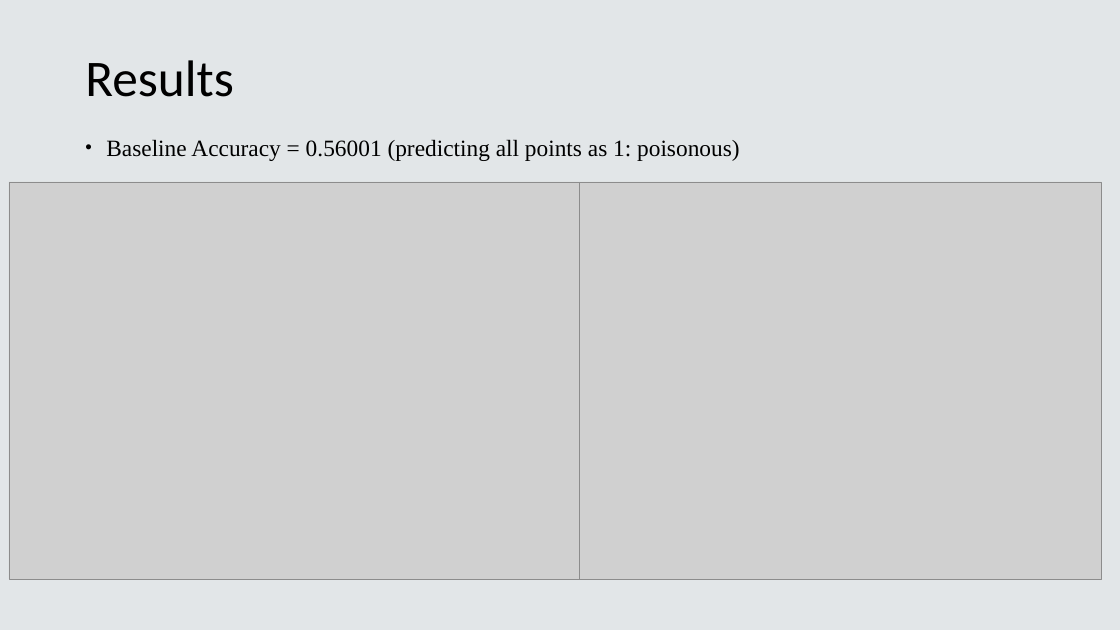
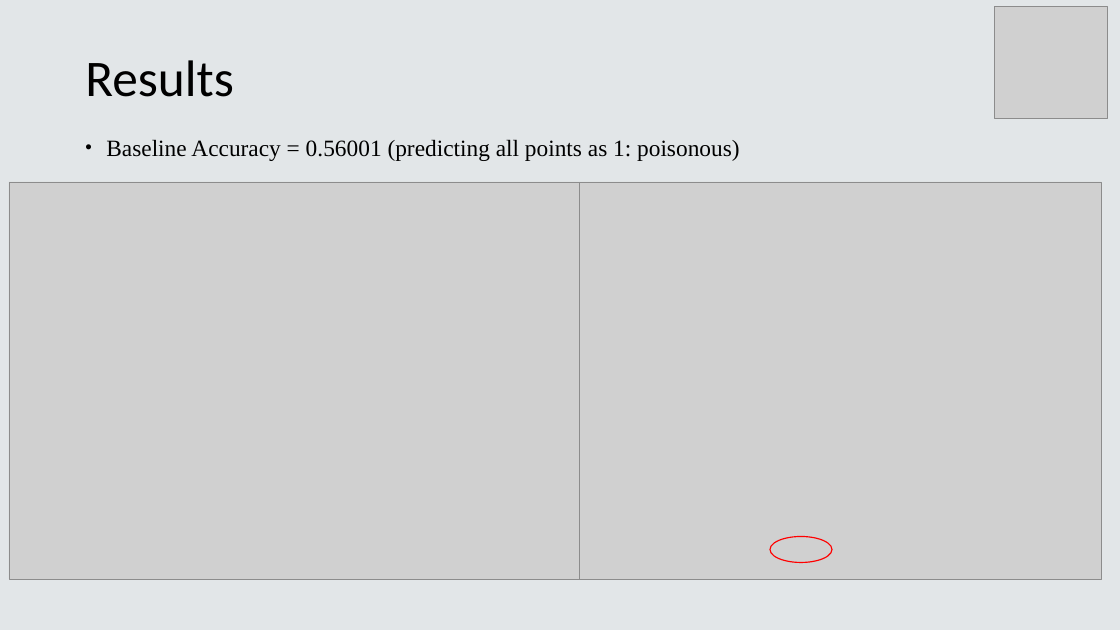
Before and after one commit to kathywu1201/Mushroom_Edibility_Classification_ML_Project, a slide deck: slide 6 of Final_Presentation.pptx. Drawn at 1120x630 pixels with LibreOffice and Linux fonts; fonts in the diff are those of the drawing; grey boxes stand for pictures. Boxes give left, top, right and bottom in pixels: in the first picture for what was removed or moved away, otherwise in the second. Text is boxed around its words. In the diff, an @@ line names an element or a change of style, - is before the commit and + after.

```diff
--- a/Final_Presentation.pptx
+++ b/Final_Presentation.pptx
@@ picture added at [994,7,1107,118] @@
@@ ellipse added at [770,537,833,563], outline #FF0000 1 pt @@
```
Also in this commit, not shown: 10 other slides changed, 10 other files.
